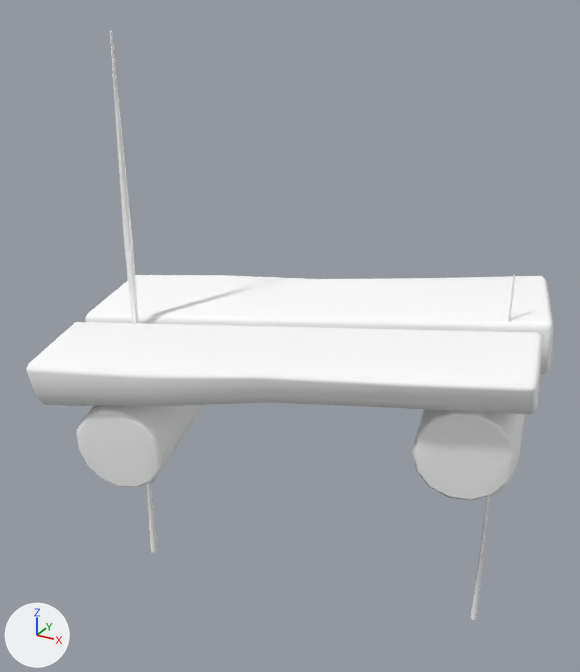
The glTF model client/public/models/cenario/props/vila/vila_balanco.glb, before and after one commit.
Both versions are drawn from a 50 mm camera at (1.16, -2.15, 2.13) aimed at (-0.02, 0.01, 1.05). Every picture has the same lights, and +X, +Y and +Z are marked at lower left. The first picture is the older version. Vertices at exactly the same position are counted once.

Names of what the first picture shows: 'vila_balanco'.
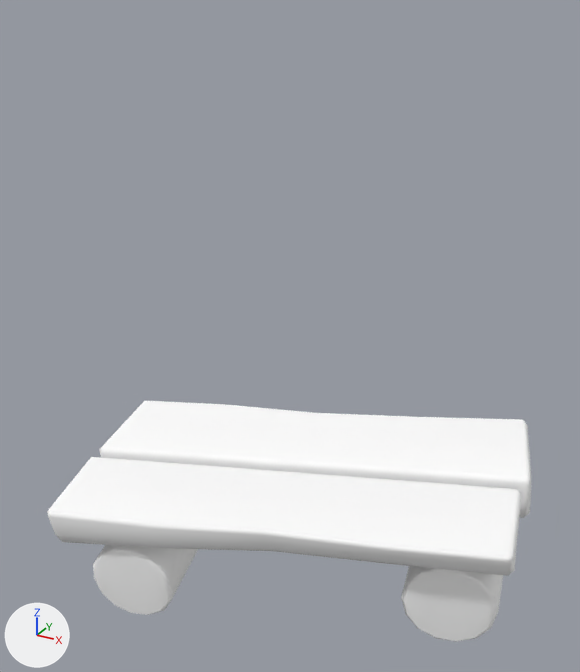
What changed in the scene script:
```text
Change me_vila_balanco:
    used by ob_vila_balanco; location = (0.0, 0.0, 0.0)
    remove me_vila_balanco.from_pydata(...)  # 281 vertices, 540 faces; spans x -0.82..0.82, y -0.54..0.54, z 0.0..2.0
    add me_vila_balanco.from_pydata(...)  # 253 vertices, 492 faces; spans x -0.82..0.82, y -0.54..0.54, z 0.0..0.67
    me_vila_balanco part 1: the loose piece of 113 vertices spanning x -0.82..0.82, y -0.54..0.54, z 0.8..1.22 is moved by (0.0, 0.0, -0.56)
    me_vila_balanco part 2: the loose piece of 70 vertices spanning x -0.74..-0.29, y -0.46..0.24, z 0.56..0.92 is moved by (0.0, 0.0, -0.56)
    me_vila_balanco part 3: the loose piece of 70 vertices spanning x 0.37..0.79, y -0.18..0.49, z 0.7..1.04 is moved by (0.0, 0.0, -0.56)
    me_vila_balanco part 4: the loose piece of 16 vertices spanning x -0.56..-0.54, y -0.16..-0.13, z 0.07..2.0 is deleted
    me_vila_balanco part 5: the loose piece of 12 vertices spanning x 0.64..0.66, y 0.17..0.19, z 0.0..1.33 is deleted
```

Where the change shows, as pixel boxes [x1, y1, x2, y2] in the pictures (580 x 672 px; the box of a moved part takes in the faces that stretch with it):
'vila_balanco', reshaped (8% narrower, 59% shorter): before [26, 30, 554, 620]; after [47, 401, 532, 642]
part 1 of me_vila_balanco, moved or reshaped: before [26, 275, 554, 415]; after [47, 401, 532, 576]
part 2 of me_vila_balanco, moved or reshaped: before [77, 405, 204, 487]; after [93, 545, 198, 615]
part 3 of me_vila_balanco, moved or reshaped: before [412, 409, 525, 500]; after [401, 566, 503, 642]
part 4 of me_vila_balanco, deleted: before [110, 30, 158, 553]
part 5 of me_vila_balanco, deleted: before [471, 274, 515, 620]
